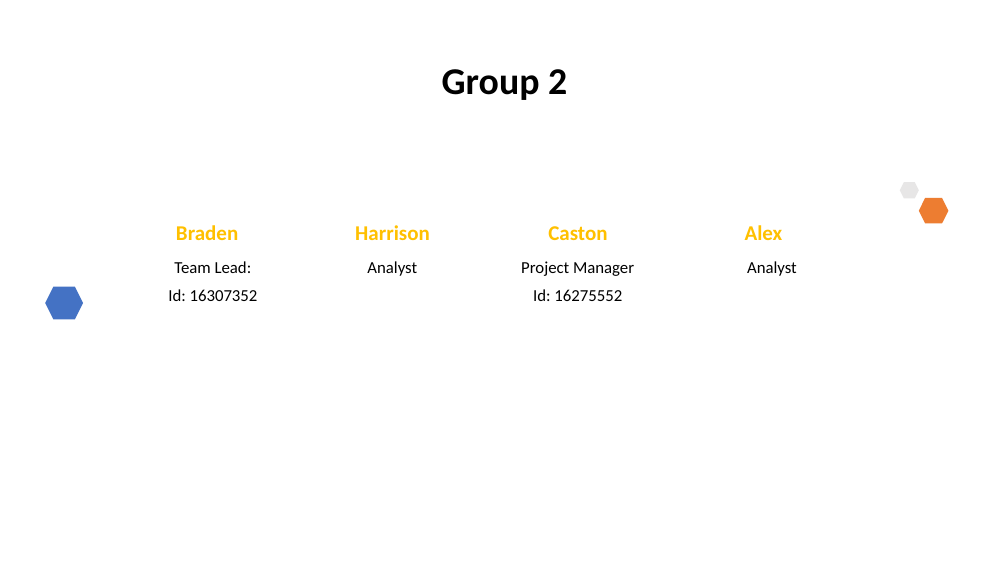
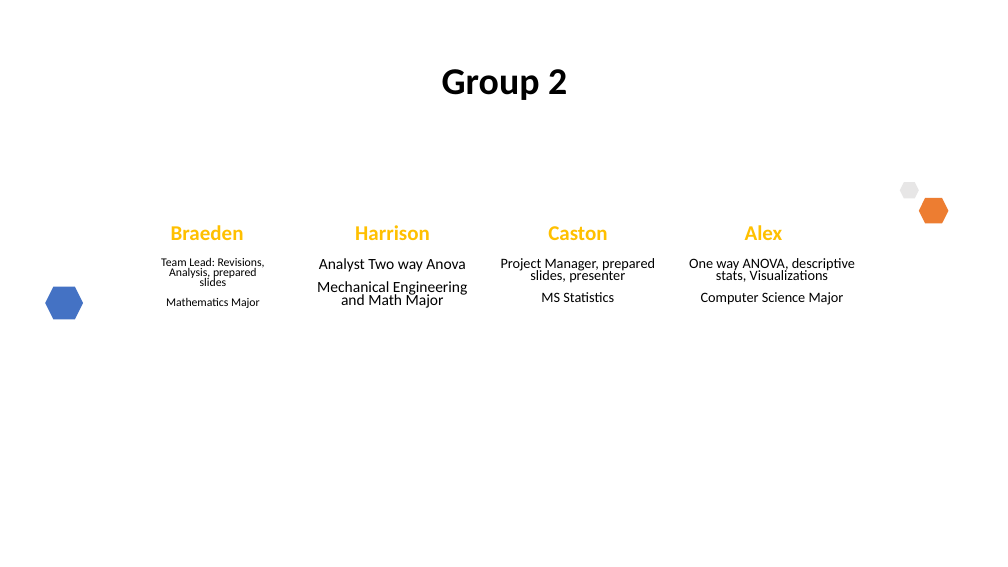
Before and after one commit to AlexSchaefferEdu/GP1, a slide deck: slide 3 of Project 1 Presentation.pptx. Drawn at 1008x567 pixels with LibreOffice and Linux fonts; fonts in the diff are those of the drawing. Boxes give left, top, right and bottom in pixels: in the first picture for what was removed or moved away, otherwise in the second. Text is boxed around its words. In the diff, an @@ line names an element or a change of style, - is before the commit and + after.

```diff
--- a/Project 1 Presentation.pptx
+++ b/Project 1 Presentation.pptx
@@ text at bbox=[171, 225, 244, 240]: text changed @@
-Braden
+Braeden
@@ text at bbox=[161, 258, 265, 308]: text changed; size 16 to 11.2 pt @@
-Team Lead:
-Id: 16307352
+Team Lead: Revisions, Analysis, prepared slides
+Mathematics Major
@@ text at bbox=[317, 258, 467, 308]: text changed; size 16 to 14.8 pt @@
-Analyst
+Analyst Two way Anova
+Mechanical Engineering and Math Major
@@ text at bbox=[501, 258, 655, 302]: text changed; size 16 to 13.6 pt @@
-Project Manager
-Id: 16275552
+Project Manager, prepared slides, presenter
+MS Statistics
@@ text at bbox=[689, 258, 855, 305]: text changed; size 16 to 13.6 pt @@
-Analyst
+One way ANOVA, descriptive stats, Visualizations
+Computer Science Major
```
Also in this commit, not shown: 7 other slides changed, 13 slides added, 3 slides removed, 4 other files.
